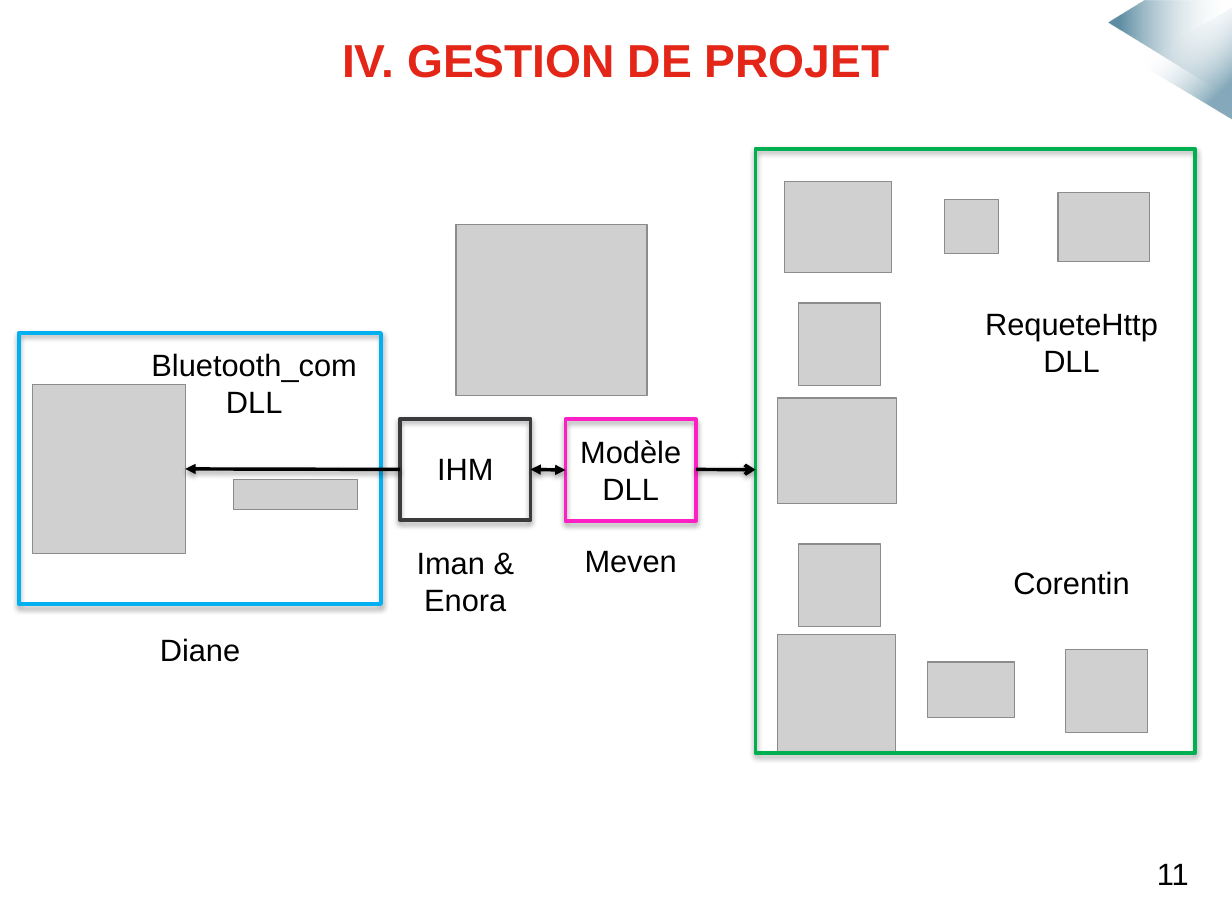
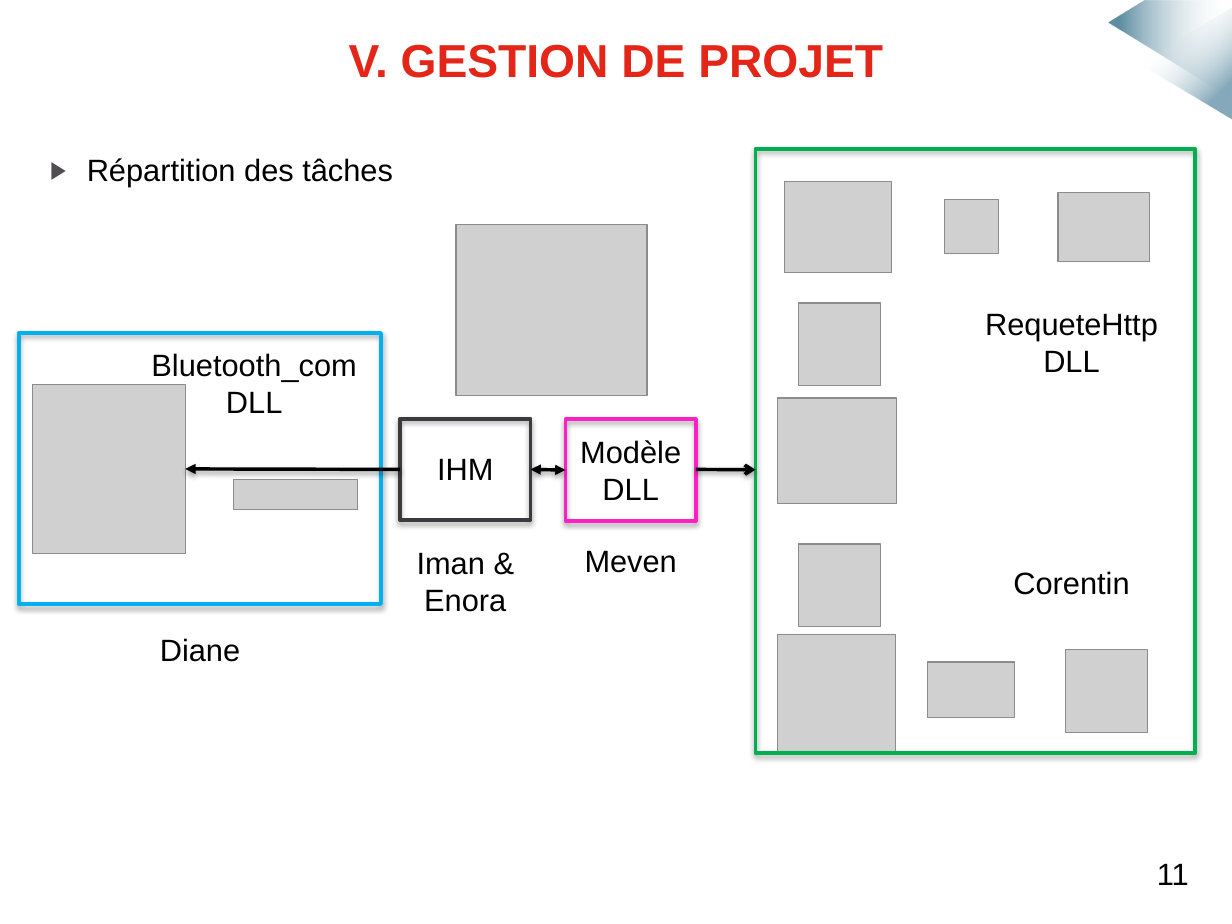
Before and after one commit to mmeven/EP_Domotique_Tablette, a slide deck: slide 15 of Rendu/Diapo_soutenance.pptx. Drawn at 1232x924 pixels with LibreOffice and Linux fonts; fonts in the diff are those of the drawing; grey boxes stand for pictures; background and template pictures are left out. Boxes give left, top, right and bottom in pixels: in the first picture for what was removed or moved away, otherwise in the second. Text is boxed around its words. In the diff, an @@ line names an element or a change of style, - is before the commit and + after.

```diff
--- a/Rendu/Diapo_soutenance.pptx
+++ b/Rendu/Diapo_soutenance.pptx
@@ title at bbox=[349, 44, 883, 78]: text changed @@
-IV. GESTION DE PROJET
+V. GESTION DE PROJET
@@ text added at bbox=[87, 158, 393, 187], 18 pt, text #000000 @@
+▶ Répartition des tâches
```
Also in this commit, not shown: 15 other slides changed, 1 slide removed.
